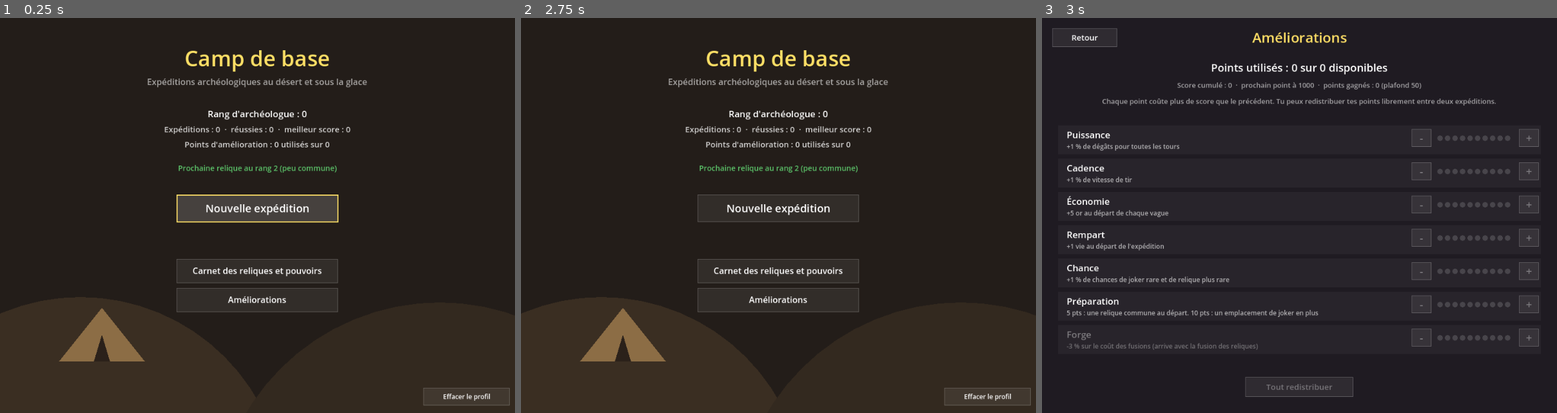
Above: before the commit, frames 1-3 (left to right).
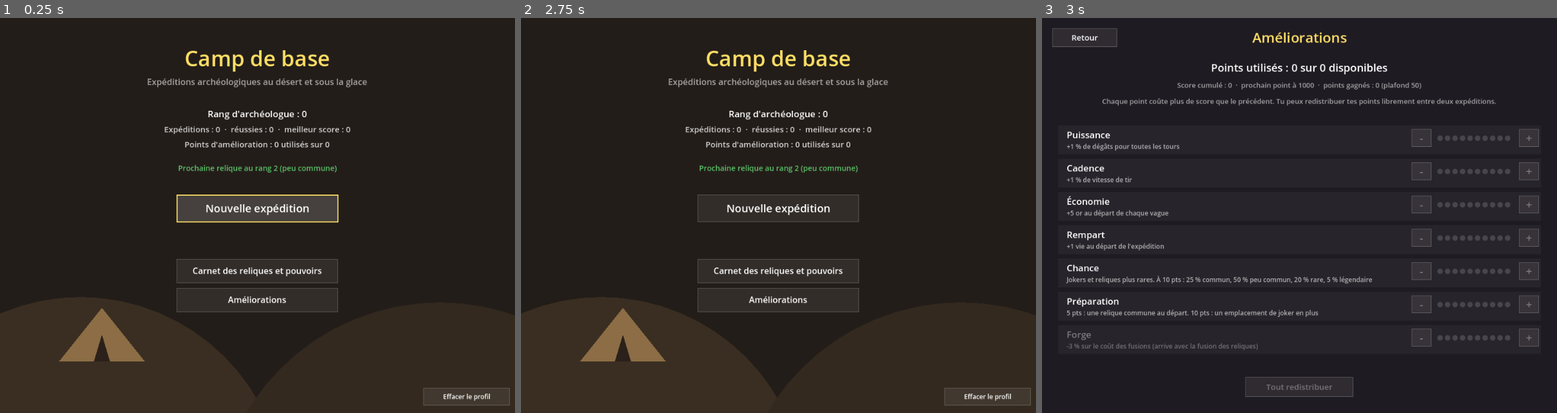
Above: after the commit, the same moments.

Repository: lamierizcoree/tower-defense-archeo
Game: Godot game, scene res://scenes/hub.tscn
Two runs of this game, one before a commit and one after it. Both use one fixed random seed, a clock stepped at 60 frames per second and the inputs below.
Inputs (mouse positions are in pixels of both pictures, inside the frame that each line leads up to):
- Up to frame 1 (0.25 s): no input
- Up to frame 2 (2.75 s): tap Enter at 0.5, 0.6, 2 s; move the mouse to (891, 195) at 0.52 s; click (891, 195) at 0.67 s; tap Space at 0.77, 1.25, 1.52 s; move the mouse to (675, 235) at 1.27 s; tap 1 at 1.35 s; click (675, 235) at 1.42 s; move the mouse to (830, 128) at 2.02 s; tap E at 2.1 s; click (830, 128) at 2.17 s
- Up to frame 3 (3 s): tap Space at 2.75 s; move the mouse to (1273, 294) at 2.77 s; tap F at 2.85 s; click (1273, 294) at 2.92 s

Frames 1-2 are identical in both runs. In frame 3, 0.4% of the frame differs, in the area x 4-65%, y 65-68%.

Commit message:
Chance durable vers 25/50/20/5 et murs gratuits limités
- La stat Chance (camp de base) fait glisser les chances des raretés,
  pour les jokers comme pour les reliques, vers 25 % commun, 50 % non
  commun, 20 % rare, 5 % légendaire à 10 points.
- Architecte fou : seuls les 20 premiers murs de chaque niveau sont
  gratuits. Retirer un mur gratuit rend la place ; la barre affiche
  combien il en reste.

Co-Authored-By: Claude Opus 5.5 <noreply@anthropic.com>
Claude-Session: https://claude.ai/code/session_017Les4UNgp6wHmFov6jEZHg

Diff:
--- a/scripts/data/jokers.gd
+++ b/scripts/data/jokers.gd
@@ -17,7 +17,8 @@
 const MEUTE_MAX := 0.5           # ... plafonné à +50 %
 const MAUDIT_GOLD := 2.0         # Trésor maudit : or gagné x2
 const MAUDIT_HP := 1.25          # ... mais ennemis +25 % de PV
-const ARCHITECTE_TOWER := 1.5    # Architecte fou : murs gratuits, tours +50 %
+const ARCHITECTE_FREE_WALLS := 20  # Architecte fou : 20 murs gratuits par niveau...
+const ARCHITECTE_TOWER := 1.5    # ... mais tours +50 %
 
 const DATA := {
 	# --- Communs ---
@@ -63,7 +64,7 @@
 	"maudit": {"name": "Trésor maudit", "rarity": "legendaire",
 		"desc": "Tout l'or gagné pendant les vagues est doublé, mais les ennemis ont 25 % de PV en plus."},
 	"architecte": {"name": "Architecte fou", "rarity": "legendaire",
-		"desc": "Les murs sont gratuits, mais les tours coûtent 50 % plus cher."},
+		"desc": "Les 20 premiers murs de chaque niveau sont gratuits, mais les tours coûtent 50 % plus cher."},
 }
 
 
@@ -82,7 +83,7 @@
 
 ## Tire 3 jokers différents que le joueur n'a pas encore.
 ## rare_slots = nombre de cartes qui seront au moins rares si possible (élite : 1, boss : 2).
-## luck = chance de monter d'une rareté (amélioration Chance).
+## luck = niveau de la stat Chance, de 0 à 1 (voir Relics.lucky_weights).
 ## Si plus aucun joker de la rareté tirée n'est disponible, on prend la rareté la plus proche.
 static func draw_choices(rng: RandomNumberGenerator, held: Array, rare_slots: int, luck := 0.0) -> Array[String]:
 	var pools := {}
@@ -91,12 +92,11 @@
 	for id in DATA:
 		if not id in held:
 			pools[DATA[id]["rarity"]].append(id)
+	var weights := Relics.lucky_weights(WEIGHTS, luck)
 	var result: Array[String] = []
 	for i in 3:
 		var allowed: Array = RARITIES.slice(2) if i < rare_slots else RARITIES
-		var index := RARITIES.find(_roll(rng, allowed))
-		if index < RARITIES.size() - 1 and rng.randf() < luck:
-			index += 1
+		var index := RARITIES.find(Relics.roll_rarity(rng, weights, allowed))
 		var pick := ""
 		# on cherche dans la rareté tirée, puis on s'en éloigne petit à petit
 		for d in RARITIES.size():
@@ -109,15 +109,3 @@
 			break
 		result.append(pick)
 	return result
-
-
-static func _roll(rng: RandomNumberGenerator, allowed: Array) -> String:
-	var total := 0
-	for rar in allowed:
-		total += WEIGHTS[rar]
-	var roll := rng.randi_range(1, total)
-	for rar in allowed:
-		roll -= WEIGHTS[rar]
-		if roll <= 0:
-			return rar
-	return allowed[0]
--- a/scripts/data/relics.gd
+++ b/scripts/data/relics.gd
@@ -104,25 +104,40 @@
 	return DATA[id].get("short", describe(id))
 
 
+## Chances des raretés quand la stat Chance est au maximum (reliques et jokers).
+## Entre 0 et le maximum, les chances glissent en ligne droite des valeurs de base vers celles-ci.
+const MAX_LUCK_WEIGHTS := {"commun": 25.0, "non_commun": 50.0, "rare": 20.0, "legendaire": 5.0}
+
+
+## Chances de chaque rareté avec la stat Chance (luck va de 0 à 1).
+static func lucky_weights(base: Dictionary, luck: float) -> Dictionary:
+	var w := {}
+	for rar in RARITIES:
+		w[rar] = lerpf(float(base[rar]), MAX_LUCK_WEIGHTS[rar], clampf(luck, 0.0, 1.0))
+	return w
+
+
+## Tire une rareté parmi celles autorisées, selon les chances données.
+static func roll_rarity(rng: RandomNumberGenerator, weights: Dictionary, allowed: Array) -> String:
+	var total := 0.0
+	for rar in allowed:
+		total += weights[rar]
+	var roll := rng.randf() * total
+	for rar in allowed:
+		roll -= weights[rar]
+		if roll < 0.0:
+			return rar
+	return allowed[allowed.size() - 1]
+
+
 ## Tire une relique débloquée au hasard. min_rarity force une rareté minimale (élite, boss).
-## luck = chance de monter d'une rareté (amélioration Chance).
+## luck = niveau de la stat Chance, de 0 à 1 (voir lucky_weights).
 ## max_rarity plafonne la rareté (boss qui s'est échappé : rare au maximum).
 ## Si aucune relique de la rareté tirée n'est débloquée, on descend d'une rareté.
 static func draw(rng: RandomNumberGenerator, min_rarity := "commun", luck := 0.0, unlocked: Callable = Callable(), max_rarity := "legendaire") -> String:
 	var top := RARITIES.find(max_rarity)
 	var allowed := RARITIES.slice(RARITIES.find(min_rarity), top + 1)
-	var total := 0
-	for rar in allowed:
-		total += WEIGHTS[rar]
-	var roll := rng.randi_range(1, total)
-	var index := RARITIES.find(allowed[0])
-	for rar in allowed:
-		roll -= WEIGHTS[rar]
-		if roll <= 0:
-			index = RARITIES.find(rar)
-			break
-	if index < top and rng.randf() < luck:
-		index += 1
+	var index := RARITIES.find(roll_rarity(rng, lucky_weights(WEIGHTS, luck), allowed))
 	while index >= 0:
 		var pool := []
 		for id in DATA:
--- a/scripts/data/upgrades.gd
+++ b/scripts/data/upgrades.gd
@@ -21,7 +21,7 @@
 	"cadence": {"name": "Cadence", "desc": "+1 % de vitesse de tir"},
 	"economie": {"name": "Économie", "desc": "+5 or au départ de chaque vague"},
 	"rempart": {"name": "Rempart", "desc": "+1 vie au départ de l'expédition"},
-	"chance": {"name": "Chance", "desc": "+1 % de chances de joker rare et de relique plus rare"},
+	"chance": {"name": "Chance", "desc": "Jokers et reliques plus rares. À 10 pts : 25 % commun, 50 % peu commun, 20 % rare, 5 % légendaire"},
 	"preparation": {"name": "Préparation", "desc": "5 pts : une relique commune au départ. 10 pts : un emplacement de joker en plus"},
 	"forge": {"name": "Forge", "desc": "-3 % sur le coût des fusions (arrive avec la fusion des reliques)", "disabled": true},
 }
--- a/scripts/level.gd
+++ b/scripts/level.gd
@@ -48,6 +48,8 @@
 
 var gold := 0
 var gold_rest := 0.0   # morceaux d'or pas encore entiers (voir earn)
+var wall_paid := {}    # Vector2i -> or payé pour ce mur (rendu s'il est retiré)
+var free_walls_used := 0  # murs gratuits déjà posés (joker Architecte fou)
 var selected := ""   # "" = mur, sinon l'identifiant de la tour choisie
 var selected_relic := -1   # index dans Run.relics de la relique à poser (-1 = aucune)
 var ended := false
@@ -315,9 +317,16 @@
 
 
 func wall_cost() -> int:
-	if Run.has_joker("architecte"):
+	if free_walls_left() > 0:
 		return 0
 	return 1 if Run.has_joker("briques") else WALL_COST
+
+
+## Murs gratuits restants dans ce niveau (joker Architecte fou).
+func free_walls_left() -> int:
+	if not Run.has_joker("architecte"):
+		return 0
+	return maxi(0, Jokers.ARCHITECTE_FREE_WALLS - free_walls_used)
 
 
 func tower_cost(id: String) -> int:
@@ -373,7 +382,11 @@
 		return
 
 	walls[cell] = true  # les fouisseurs l'ignorent : pour eux, un mur compte comme du sable
-	gold -= wall_cost()
+	var cost := wall_cost()
+	if cost == 0:
+		free_walls_used += 1
+	wall_paid[cell] = cost
+	gold -= cost
 	_on_grid_changed()
 
 
@@ -407,7 +420,11 @@
 		astar.set_point_solid(cell, false)
 		dig_astar.set_point_solid(cell, false)
 		sealed.erase(cell)
-		gold += wall_cost()
+		var paid: int = wall_paid.get(cell, wall_cost())
+		if paid == 0 and free_walls_used > 0:
+			free_walls_used -= 1  # le mur gratuit peut être reposé ailleurs
+		gold += paid
+		wall_paid.erase(cell)
 		_on_grid_changed()
 
 
@@ -703,7 +720,10 @@
 		draw_rect(Rect2(r.position + Vector2(6, 12), Vector2(16, 16)), color)
 		var text_color := Color.WHITE if gold >= cost else Color(1, 1, 1, 0.4)
 		draw_string(font, r.position + Vector2(28, 18), label, HORIZONTAL_ALIGNMENT_LEFT, r.size.x - 34, 14, text_color)
-		draw_string(font, r.position + Vector2(28, 34), "%d or" % cost, HORIZONTAL_ALIGNMENT_LEFT, -1, 12, text_color)
+		var price := "%d or" % cost
+		if id == "" and free_walls_left() > 0:
+			price = "gratuit (%d)" % free_walls_left()
+		draw_string(font, r.position + Vector2(28, 34), price, HORIZONTAL_ALIGNMENT_LEFT, -1, 12, text_color)
 
 
 func _build_bar_rect(i: int) -> Rect2:
--- a/scripts/profile.gd
+++ b/scripts/profile.gd
@@ -180,8 +180,9 @@
 	return level_of("rempart")
 
 
+## Stat Chance, de 0 (aucun point) à 1 (10 points) : voir Relics.lucky_weights.
 func luck() -> float:
-	return 0.01 * level_of("chance")
+	return float(level_of("chance")) / Upgrades.MAX_PER_CATEGORY
 
 
 func max_jokers() -> int:
